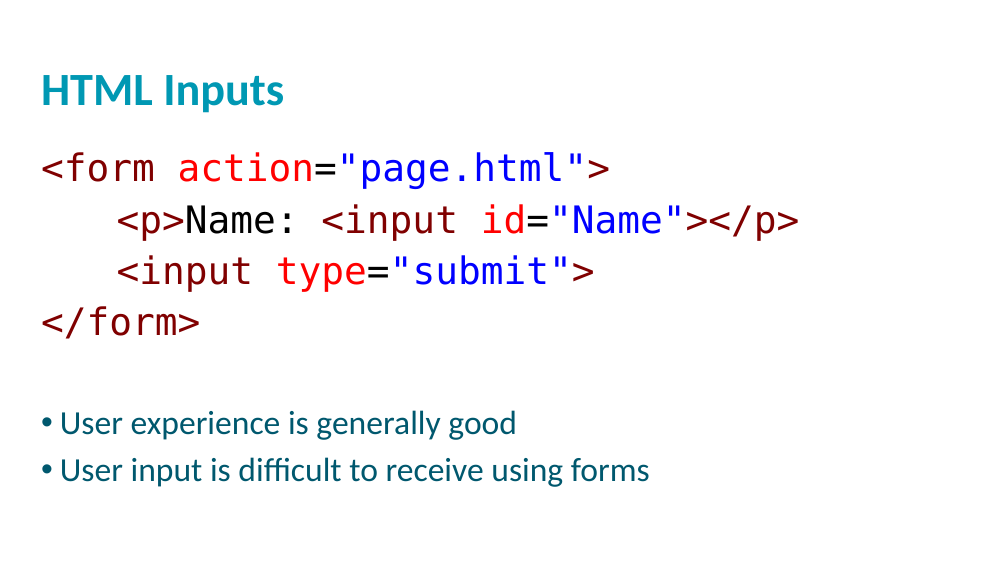
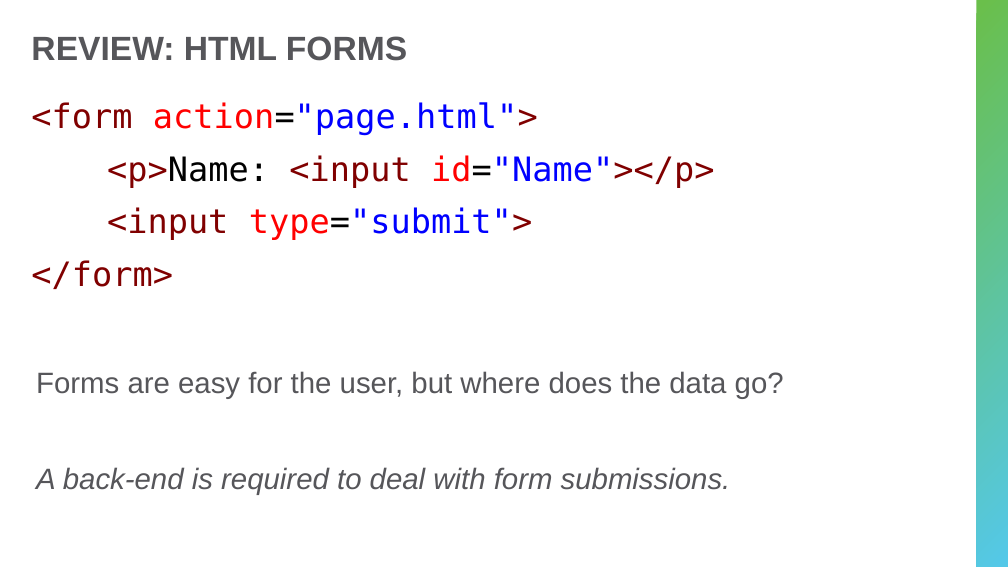
Before and after one commit to hytechclub/web-102, a slide deck: slide 3 of Week06/DomManipulationIntro.pptx. Drawn at 1008x567 pixels with LibreOffice and Linux fonts; fonts in the diff are those of the drawing; background and template pictures are left out. Boxes give left, top, right and bottom in pixels: in the first picture for what was removed or moved away, otherwise in the second. Text is boxed around its words. In the diff, an @@ line names an element or a change of style, - is before the commit and + after.

```diff
--- a/Week06/DomManipulationIntro.pptx
+++ b/Week06/DomManipulationIntro.pptx
@@ rectangle added at (977,0,1008,567), fill gradient #6ABF4B to #54C8E8 @@
@@ title added at (31,36,407,61), 32 pt, text #56565A, bold @@
+REVIEW: HTML FORMS
@@ text removed at (41,75,284,113) @@
-HTML Inputs
@@ text at (31,102,714,289): size 36 to 32 pt in "<form action="page.html">", "<p>Name: <input id="Name"></p>", "<input type="submit">", "</form>"; line spacing 0.9 to 1; more space between paragraphs @@
@@ text "<form action="page.html">": place and size @@
-text "<form action="page.html">" at (41,152,800,487)
+text "<form action="page.html">" at (31,102,784,495)
@@ text at (36,371,784,495): text changed; size 32 to 28 pt; font Calibri to Arial; text colour #00586E to #56565A @@
-• User experience is generally good
-• User input is difficult to receive using forms
+Forms are easy for the user, but where does the data go?
+A back-end is required to deal with form submissions.
```
Also in this commit, not shown: 8 other slides changed, 1 slide added, 1 slide removed, 2 other files.
